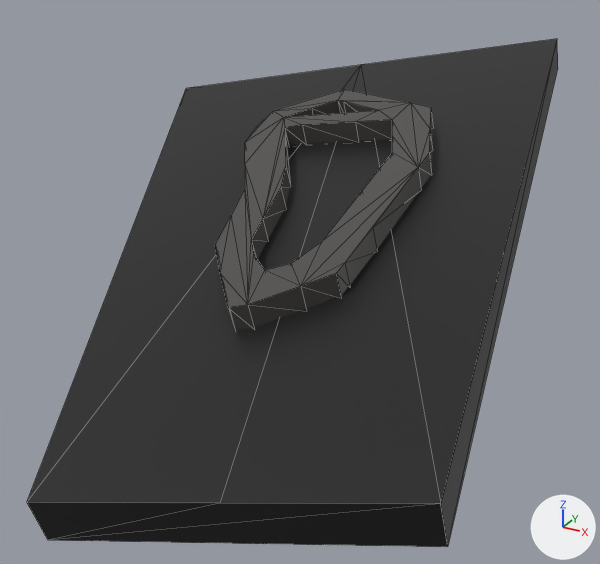
The OBJ model src/main/resources/assets/stargate/models/DHD/016.obj, before and after one commit.
The view is the same before and after, from a 50 mm camera at (-0.007, 0.0982, 1.054) aimed at (-0.0663, 0.2059, 1.0001). Every picture has the same lights, and +X, +Y and +Z are marked at lower right. The older version comes first. Mesh edges are drawn as thin lines. Where no turn or scale is listed for an object, it has been applied to the vertices.

In view in the first picture: '016'.
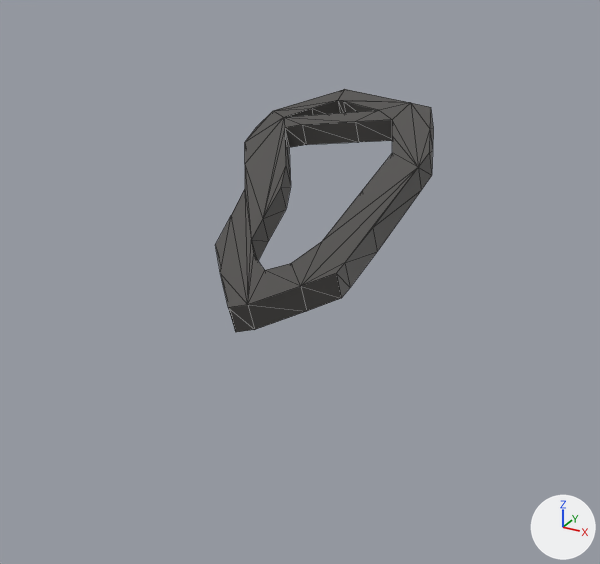
Pixel boxes (x1, y1, x2, y2) of what changed, in the pictures (600 x 564 px):
'016', reshaped (59% narrower, 52% shorter)
    before: (27, 39, 558, 547)
    after: (215, 89, 433, 332)
part 1 of me_016, deleted
    before: (27, 39, 558, 547)

The change, as a list of edits to the scene's bpy script:
```text
Change me_016:
    used by ob_016; location = (0.0, 0.0, 0.0)
    remove me_016.from_pydata(...)  # 90 vertices, 136 faces; spans x -0.1188..-0.0247, y 0.1456..0.2726, z 0.9928..1.032
    add me_016.from_pydata(...)  # 80 vertices, 122 faces; spans x -0.085..-0.0486, y 0.1748..0.2399, z 1.0064..1.0247
    me_016 part 1: the loose piece of 10 vertices spanning x -0.1188..-0.0247, y 0.1456..0.2726, z 0.9928..1.032 is deleted
```
